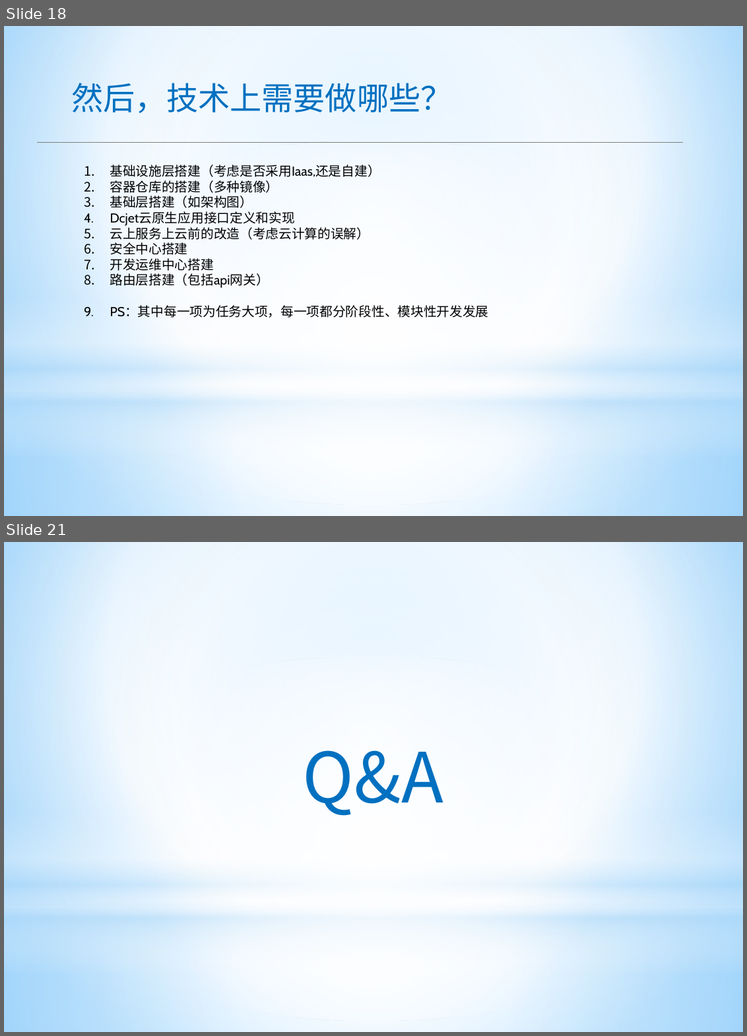
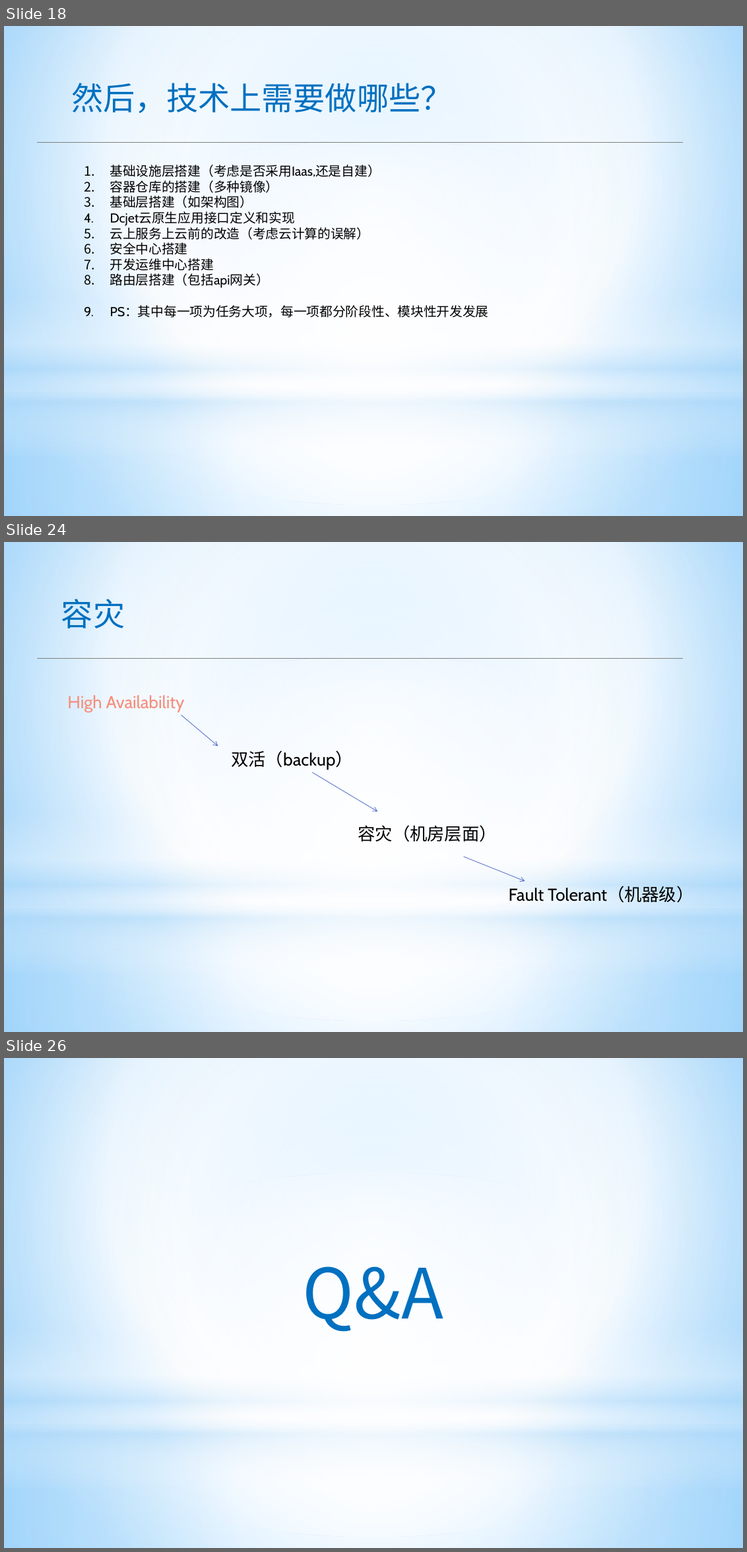
Before and after one commit to apporoad/DesignAndScheme2017, a slide deck: c云服务架构/Saas&Paas架构设计.pptx. Shown one above the other, each under a label of ours: slides 18 and 21 before the commit, slides 18, 24 and 26 after it; the slides between them are not shown. The pictures are 747x1036 and 747x1552 pixels, drawn with LibreOffice and Linux fonts; fonts in the diff are those of the drawing; background and template pictures are left out. Boxes give left, top, right and bottom in pixels: in the first picture for what was removed or moved away, otherwise in the second. Text is boxed around its words. In the diff, an @@ line names an element or a change of style, - is before the commit and + after.

```diff
--- a/c云服务架构/Saas&Paas架构设计.pptx
+++ b/c云服务架构/Saas&Paas架构设计.pptx
@@ slide 24 added at (4,542,743,1032), background gradient #9ED5FF to #FFFFFF to #5BB9FF; not listed: 4 template elements that a slide beside it also shows @@
@@ text added at (61,599,125,628), 44 pt, text #0070C0 @@
+容灾
@@ line added from (37, 658) to (683, 658), #808080 0.75 pt @@
@@ text added at (67,695,185,712), 24 pt, text #F78D7C @@
+High Availability
@@ arrow added from (182, 715) to (218, 747), #4E67C8 0.75 pt @@
@@ text added at (231,751,352,770), 24 pt, text #000000 @@
+双活（backup）
@@ arrow added from (312, 772) to (378, 812), #4E67C8 0.75 pt @@
@@ text added at (358,825,497,842), 24 pt, text #000000 @@
+容灾（机房层面）
@@ arrow added from (463, 857) to (525, 881), #4E67C8 0.75 pt @@
@@ text added at (509,887,694,903), 24 pt, text #000000 @@
+Fault Tolerant（机器级）
@@ what was slide 21 is now slide 26 @@
```
Also in this commit, not shown: 2 slides changed, 5 other slides added, 1 slide removed.
